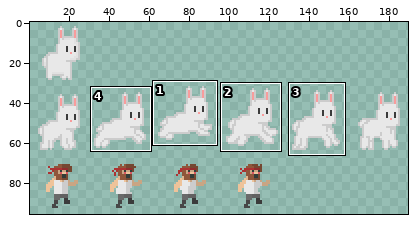
A sprite sheet gets an edit: res/image.png. Above, an overview of the earlier version with the close-up marked.
Close-up. First the earlier version:
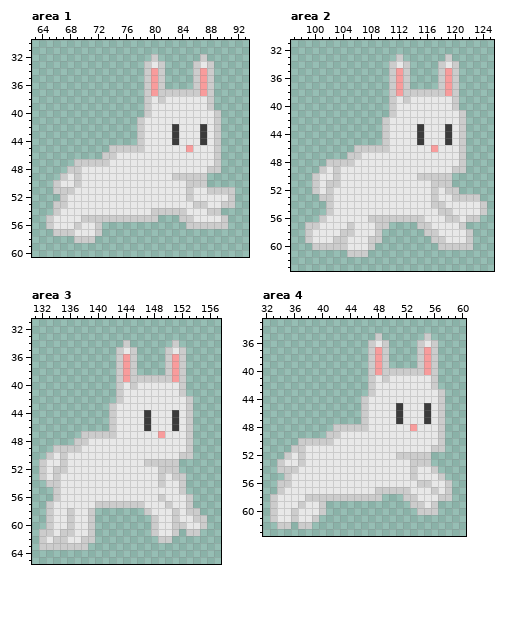
The file is 256x96 pixels. Shown: area 1: x 63..93, y 30..60; area 2: x 97..125, y 31..63; area 3: x 131..157, y 31..65; area 4: x 32..60, y 33..63. The wide view leaves out empty margins. The commit also changed other parts of the picture, which this record leaves out.
The same view after the edit:
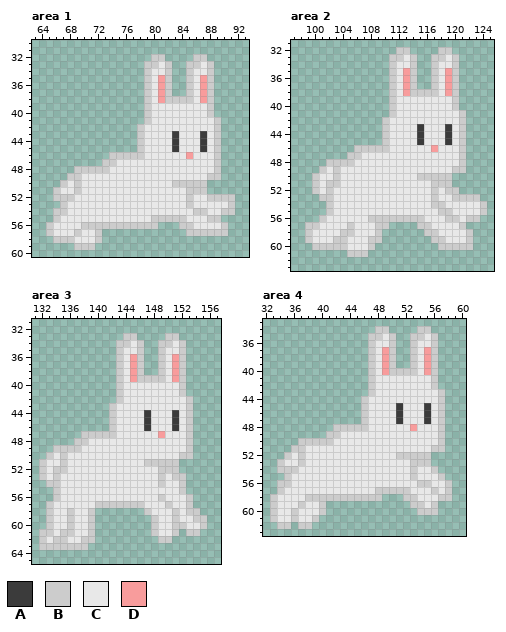
Palette (. is transparent): A #3b3b3b  B #cccccc  C #e8e8e8  D #f89c9c
The exact change:
Changed rows in their new state; - is an unchanged pixel.
Area 1:
first column x 65:
32 ----------------B----B-----
33 ---------------BCB--B------
34 ---------------CCB--BCC----
35 ---------------CDB--BC-----
36 ---------------CDB--BC-----
37 ---------------CD-..-C-----
38 ----------------DBBBB-D----
40 -----------------------B.--
41 -------------.B------------
42 ------------------C---C----
45 ---------....-----A-C-A----
46 --------.-BBBB------D------
47 ----....-B-----------------
48 ---.-BBBB--------------C---
49 --.B--------------CCCCCBB--
50 -.B---------------BB-------
51 --CCB----------------BB....
52 -B-B-------------------BBB-
53 -.------------------BCC--C-
54 --B------------CCCCC-BBCCBB
55 .B---CCCCCCCCCC-BBB-C--BB.-
56 ----CBB-BBBBBBBB---B-CCCC--
57 BCCCB---------------BBBBBB-
58 -BBBCCCB-------------------
59 ----BBB--------------------
Area 2:
first column x 111:
32 -BB----BB-
33 B-CB--BBCB
34 --CB--BC--
35 -CDB--BC--
36 -CDB--BC--
37 -CDB--BC--
38 -CD----C--
39 --C-------
Area 3:
first column x 143:
33 -BB----BB-
34 B-CB--BBCB
35 --CB--BC--
36 -CDB--BC--
37 -CDB--BC--
38 -CDB--BC--
39 -CD----C--
40 --C-------
Area 4:
first column x 47:
34 -BB----BB-
35 B-CB--BBCB
36 --CB--BC--
37 -CDB--BC--
38 -CDB--BC--
39 -CDB--BC--
40 -CD----C--
41 --C-------
Changed places in both close-ups, as pixel boxes (x1, y1, x2, y2):
changed: (46, 54, 235, 250)
changed: (389, 47, 459, 103)
changed: (116, 333, 186, 389)
changed: (368, 326, 438, 382)
